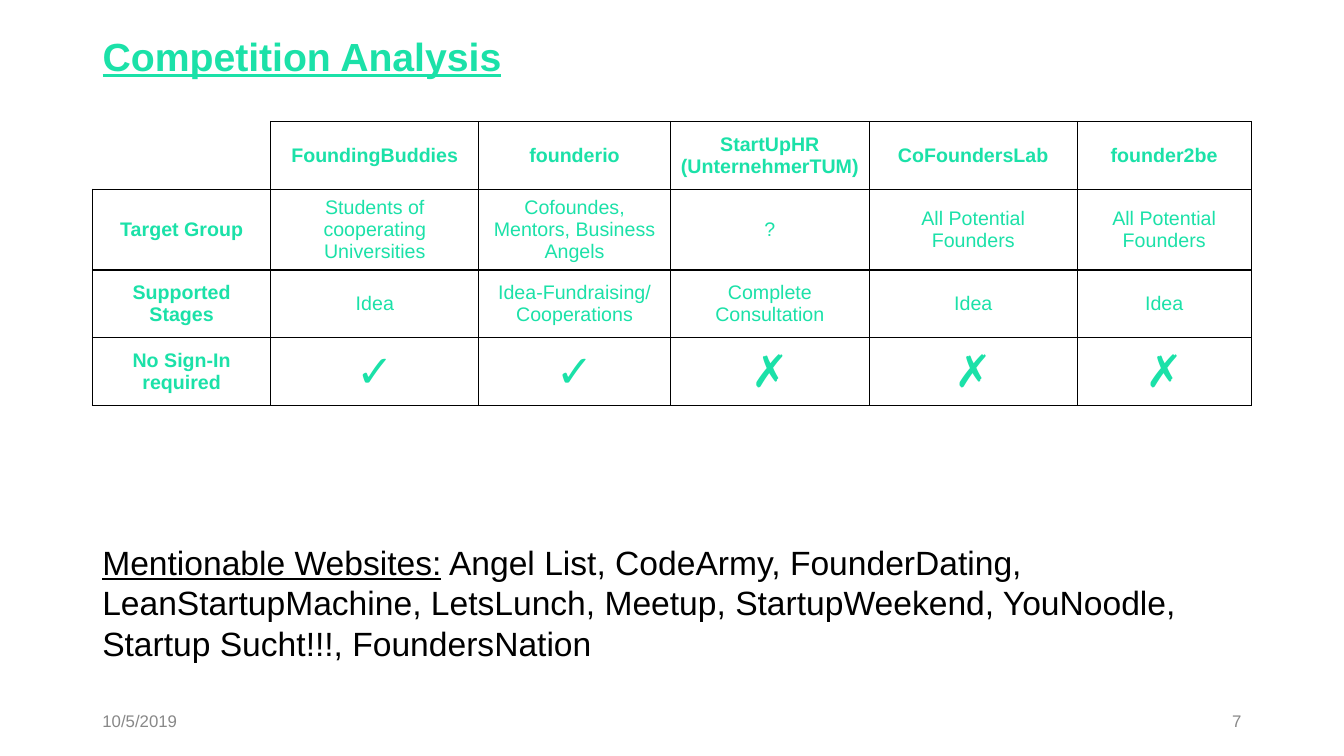
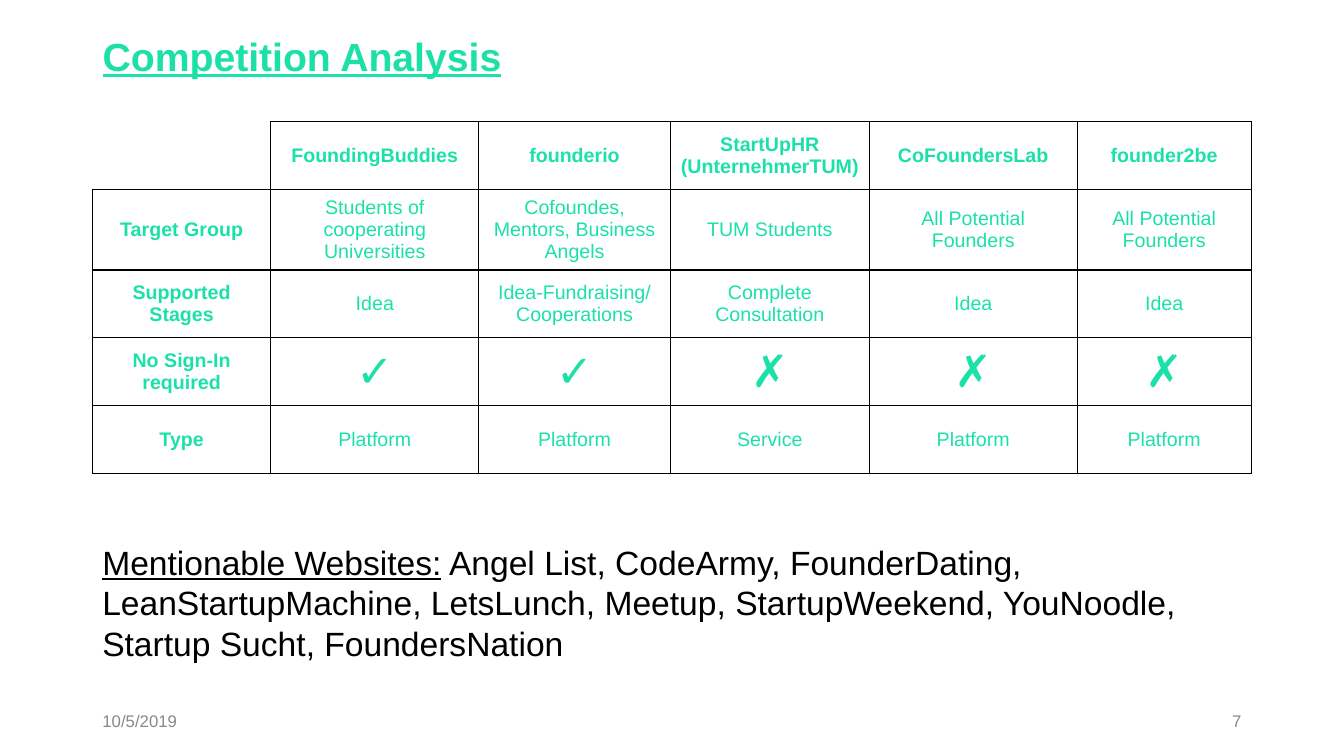
Before and after one commit to TonyChopper9/FoundingBuddies, a slide deck: slide 7 of Documents/FoundingBuddies_Pitch.pptx. Drawn at 1344x756 pixels with LibreOffice and Linux fonts; fonts in the diff are those of the drawing. Boxes give left, top, right and bottom in pixels: in the first picture for what was removed or moved away, otherwise in the second. Text is boxed around its words. In the diff, an @@ line names an element or a change of style, - is before the commit and + after.

```diff
--- a/Documents/FoundingBuddies_Pitch.pptx
+++ b/Documents/FoundingBuddies_Pitch.pptx
@@ table at bbox=[93, 122, 1252, 487] @@
-row 2, column 4: ?
+row 2, column 4: TUM Students
+row 5: Type | Platform | Platform | Service | Platform | Platform
@@ text at bbox=[102, 550, 1175, 663]: text changed @@
-Mentionable Websites: Angel List, CodeArmy, FounderDating, LeanStartupMachine, LetsLunch, Meetup, StartupWeekend, YouNoodle, Startup Sucht!!!, FoundersNation
+Mentionable Websites: Angel List, CodeArmy, FounderDating, LeanStartupMachine, LetsLunch, Meetup, StartupWeekend, YouNoodle, Startup Sucht, FoundersNation
```
Also in this commit, not shown: 3 other files.
